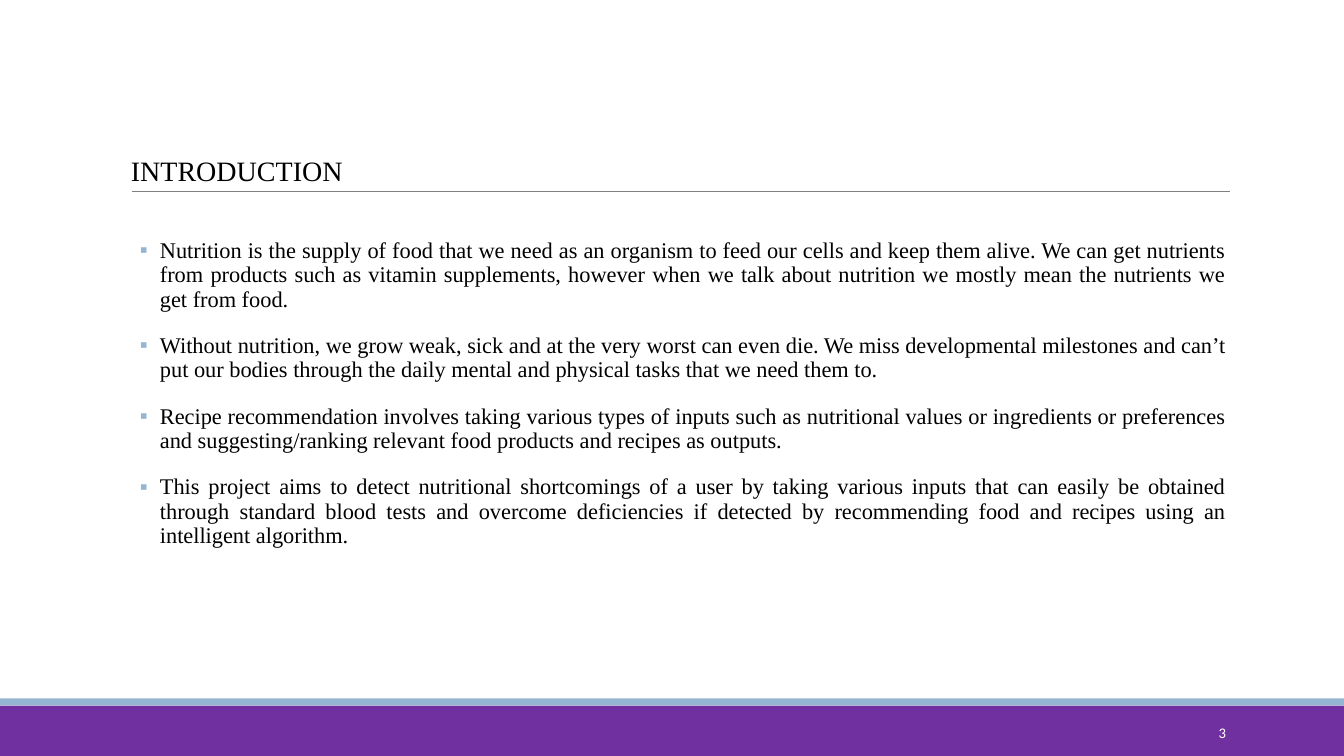
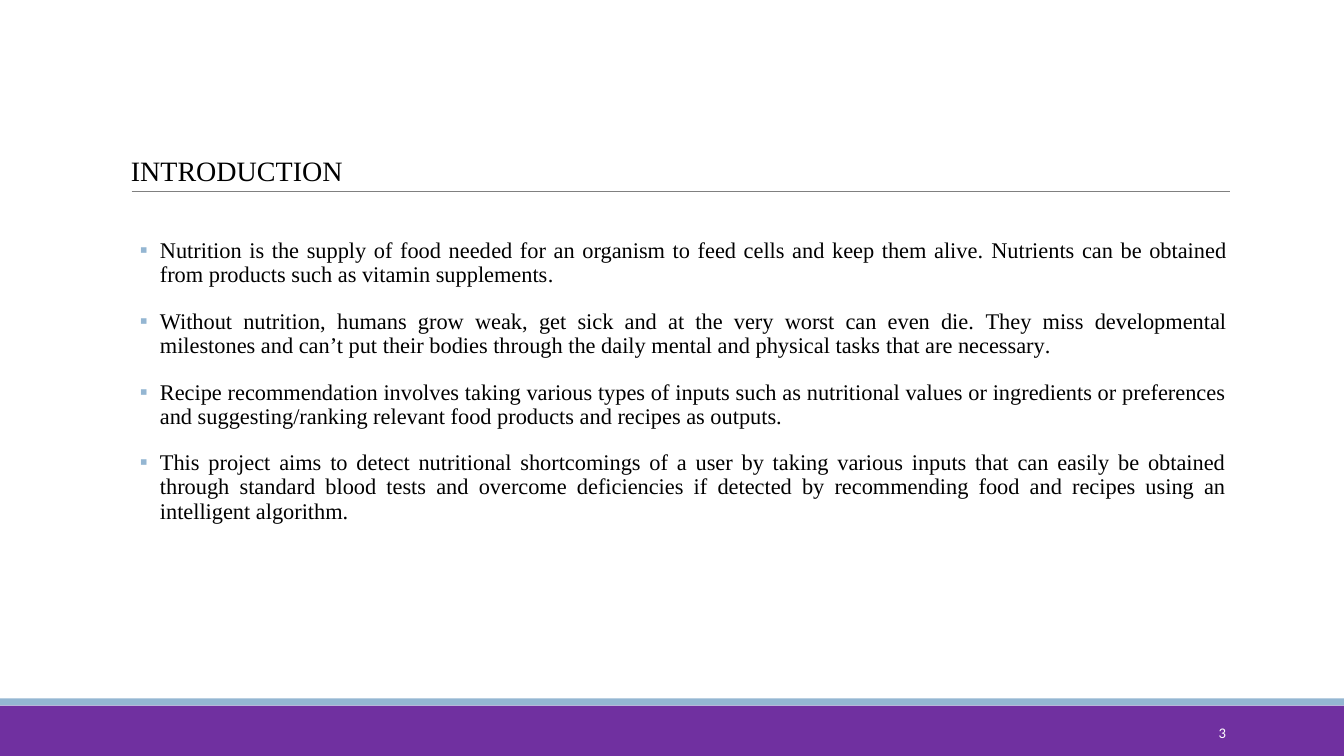
Before and after one commit to Gaurav-71/Multi-Factor-based-Nutrient-Management-and-Recipe-Recommendation-System, a slide deck: slide 3 of Documentation/1MS18CS025_040_043_046.pptx. Drawn at 1344x756 pixels with LibreOffice and Linux fonts; fonts in the diff are those of the drawing; background and template pictures are left out. Boxes give left, top, right and bottom in pixels: in the first picture for what was removed or moved away, otherwise in the second. Text is boxed around its words. In the diff, an @@ line names an element or a change of style, - is before the commit and + after.

```diff
--- a/Documentation/1MS18CS025_040_043_046.pptx
+++ b/Documentation/1MS18CS025_040_043_046.pptx
@@ text at [160,242,1226,358]: text changed @@
-  ▪ Nutrition is the supply of food that we need as an organism to feed our cells and keep them alive. We can get nutrients from products such as vitamin supplements, however when we talk about nutrition we mostly mean the nutrients we get from food.
-  ▪ Without nutrition, we grow weak, sick and at the very worst can even die. We miss developmental milestones and can’t put our bodies through the daily mental and physical tasks that we need them to.
+  ▪ Nutrition is the supply of food needed for an organism to feed cells and keep them alive. Nutrients can be obtained from products such as vitamin supplements.
+  ▪ Without nutrition, humans grow weak, get sick and at the very worst can even die. They miss developmental milestones and can’t put their bodies through the daily mental and physical tasks that are necessary.
```
Also in this commit, not shown: 4 other slides changed, 4 other files.
